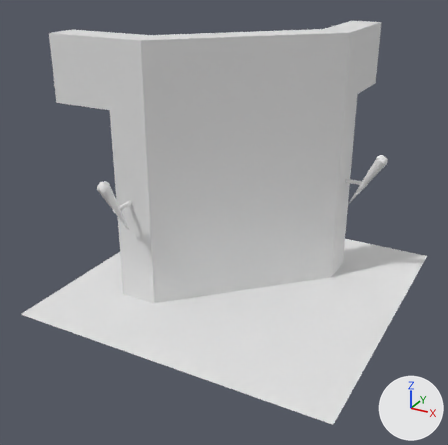
Two versions of the FBX model KazgarsRevenge/KazgarsRevenge/KazgarsRevengeContent/Models/Levels/Rooms/1-0-SESoul.fbx, one commit apart.
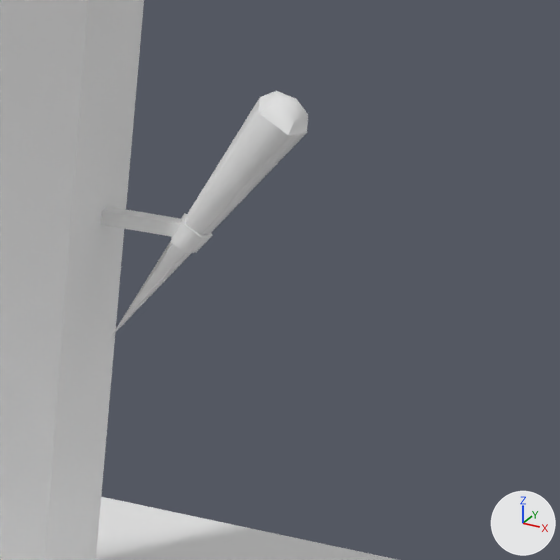
The first picture shows the older version from a camera (50 mm lens) standing at (0.0827, -0.1625, 0.1018) and looking at (-0.0019, -0.0086, 0.0248). The close-ups show both versions on the part from 72% to 98% of the width and 31% to 57% of the height of that picture; other places that the commit changed are outside them. Every picture has the same lights, and +X, +Y and +Z are marked at lower right. Materials are left out; every surface is plain grey. Where no turn or scale is listed for an object, it has been applied to the vertices.
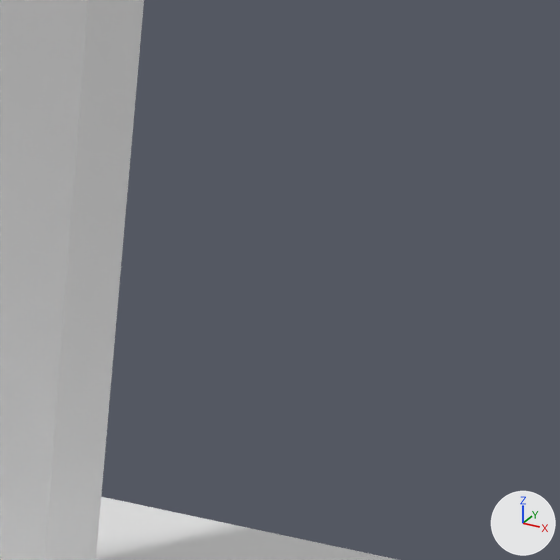
Patch to the scene script:
```diff
--- a/KazgarsRevenge/KazgarsRevenge/KazgarsRevengeContent/Models/Levels/Rooms/1-0-SESoul.fbx.py
+++ b/KazgarsRevenge/KazgarsRevenge/KazgarsRevengeContent/Models/Levels/Rooms/1-0-SESoul.fbx.py
@@ ob_pyramid_1 @@
-ob_pyramid_1 = bpy.data.objects.new('Pyramid_1', me_mesh_003)
-ob_pyramid_1.location = (0.0367, 0.02499, 0.04214)
@@ ob_sphere @@
-ob_sphere = bpy.data.objects.new('Sphere', me_mesh_002)
-ob_sphere.location = (0.0362, 0.02499, 0.04128)
@@ ob_pyramid @@
-ob_pyramid = bpy.data.objects.new('Pyramid', me_mesh)
-ob_pyramid.location = (0.0367, 0.02499, 0.04214)
@@ ob_cube_1 @@
-ob_cube_1 = bpy.data.objects.new('Cube_1', me_mesh_001)
-ob_cube_1.location = (0.02801, 0.02499, 0.03262)
```

Location of each change, (x1, y1, x2, y2) in pixels of the close-ups (560 x 560 px):
'Pyramid_1', deleted
    before: (111, 98, 306, 337)
'Sphere', deleted
    before: (259, 91, 308, 136)
'Cube_1', deleted
    before: (101, 206, 181, 237)
'Pyramid', deleted
    before: (171, 213, 213, 254)
